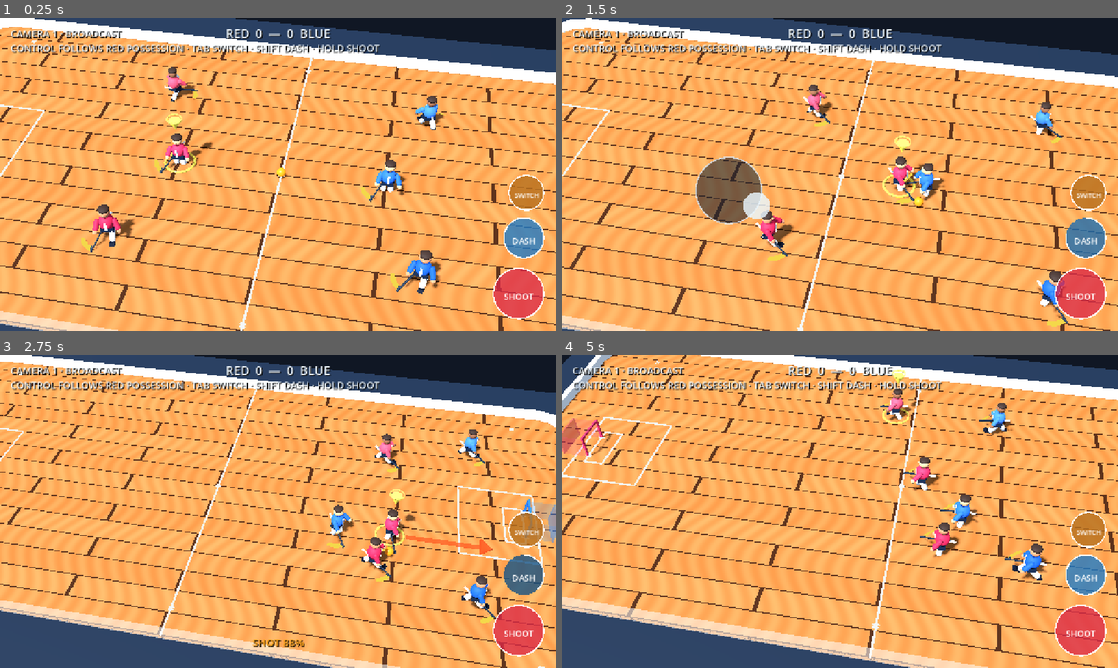
Above: before the commit, frames 1-4 (two rows, left to right).
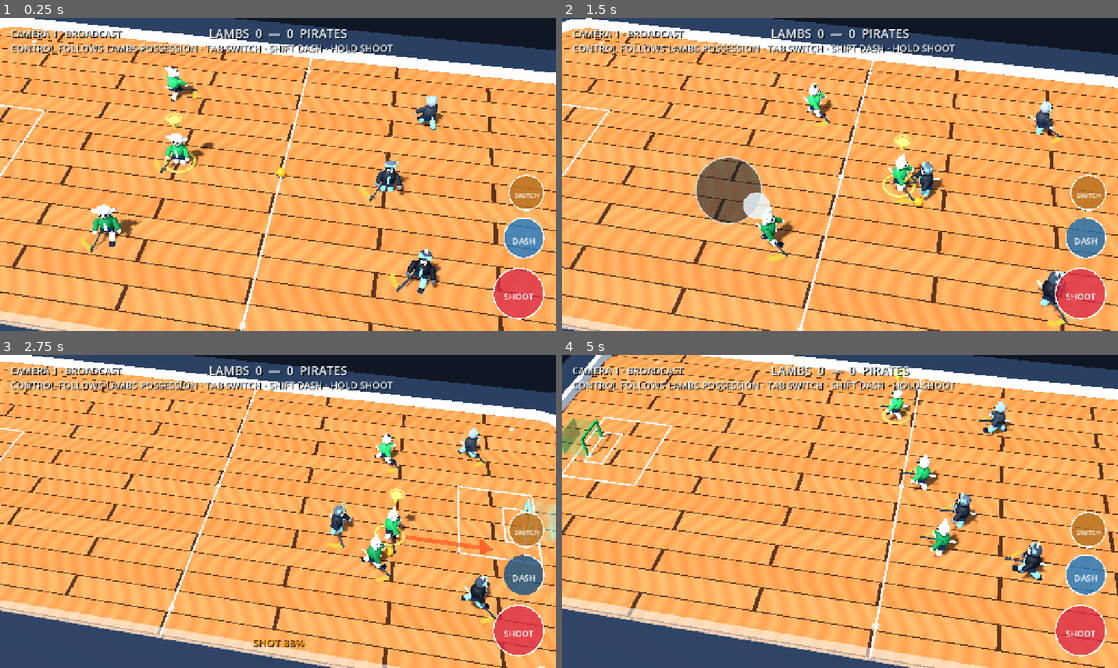
Above: after the commit, the same moments.

Repository: dylanwatsonsoftware/floorball-frenzy-3d
Game: Godot game, scene res://scenes/app/main.tscn
Same seed, same stepped clock (60 frames per second), same inputs: the game is played once before the commit and once after it.
Inputs (mouse positions are in pixels of both pictures, inside the frame that each line leads up to):
- Up to frame 1 (0.25 s): no input
- Up to frame 2 (1.5 s): tap Enter at 0.5 s; move the mouse to (962, 158) at 0.52 s; hold D (move_right) 0.53-1.25 s; tap Shift (dash) at 0.6 s; click (962, 158) at 0.67 s; drag from (728, 190) to (812, 237) at 1.27 s
- Up to frame 3 (2.75 s): move the mouse to (333, 442) at 2.02 s; hold D (move_right) from 2.03 s (still down); hold Space (shoot) from 2.03 s (still down); tap Shift (dash) at 2.3 s
- Up to frame 4 (5 s): release D (move_right) at 2.75 s; release Space (shoot) at 2.75 s; drag from (812, 574) to (673, 464) at 2.77 s; move the mouse to (1006, 558) at 3.52 s; hold A (move_left) 3.53-4.25 s; tap 1 at 3.6 s; tap Shift (dash) at 3.8 s; drag from (673, 464) to (756, 433) at 4.27 s

The runs differ from the first frame. In frame 1, 3.0% of the frame differs, in the area x 16-80%, y 3-87%; in frame 2, 2.8%; in frame 3, 2.7%; in frame 4, 3.4%, in the area x 0-88%, y 3-72%.

Commit message:
feat: introduce Lambs and Pirates mascots

Diff:
--- a/scenes/app/main.tscn
+++ b/scenes/app/main.tscn
@@ -34,7 +34,7 @@
 theme_override_constants/shadow_offset_x = 2
 theme_override_constants/shadow_offset_y = 2
 theme_override_font_sizes/font_size = 22
-text = "CAMERA 1 · BROADCAST\nCONTROL FOLLOWS RED POSSESSION · MOVE + HOLD SHOOT"
+text = "CAMERA 1 · BROADCAST\nCONTROL FOLLOWS LAMBS POSSESSION · MOVE + HOLD SHOOT"
 
 [node name="ChargeLabel" type="Label" parent="HUD"]
 anchors_preset = 7
@@ -67,7 +67,7 @@
 theme_override_constants/shadow_offset_x = 2
 theme_override_constants/shadow_offset_y = 2
 theme_override_font_sizes/font_size = 28
-text = "RED  0  —  0  BLUE"
+text = "LAMBS  0  —  0  PIRATES"
 horizontal_alignment = 1
 
 [node name="RedHeatBar" type="ProgressBar" parent="HUD"]
--- a/scripts/gameplay/ball_controller.gd
+++ b/scripts/gameplay/ball_controller.gd
@@ -496,7 +496,7 @@
 	if actor.has_method("activate_en_fuego"):
 		actor.call("activate_en_fuego")
 	_steal_feedback_remaining = STEAL_FEEDBACK_SECONDS
-	_charge_label.text = "PARRY!" if team == &"red" else "BLUE PARRY!"
+	_charge_label.text = "PARRY!" if team == &"red" else "PIRATES PARRY!"
 	_charge_label.add_theme_color_override("font_color", PARRY_TRAIL_EMISSION)
 	_set_shot_trail_style(false, false, true)
 	var arena := get_parent()
@@ -533,7 +533,7 @@
 
 func _show_steal_feedback(team: StringName) -> void:
 	_steal_feedback_remaining = STEAL_FEEDBACK_SECONDS
-	_charge_label.text = "STEAL!" if team == &"red" else "BLUE STEAL!"
+	_charge_label.text = "STEAL!" if team == &"red" else "PIRATES STEAL!"
 	_charge_label.add_theme_color_override("font_color", STEAL_COLOR if team == &"red" else BLUE_STEAL_COLOR)
 
 
@@ -548,7 +548,7 @@
 	if _steal_feedback_remaining <= 0.0:
 		return
 	_steal_feedback_remaining = maxf(0.0, _steal_feedback_remaining - delta)
-	if _steal_feedback_remaining <= 0.0 and _charge_label.text in ["STEAL!", "BLUE STEAL!", "PARRY!", "BLUE PARRY!"]:
+	if _steal_feedback_remaining <= 0.0 and _charge_label.text in ["STEAL!", "PIRATES STEAL!", "PARRY!", "PIRATES PARRY!"]:
 		_clear_charge_feedback()
 
 
--- a/scripts/gameplay/match_flow.gd
+++ b/scripts/gameplay/match_flow.gd
@@ -5,8 +5,8 @@
 const WIN_PAUSE_SECONDS := 3.0
 const PLAYER_FACEOFF_POSITION := Vector3(-5.0, 0.75, 0.0)
 const OPPONENT_FACEOFF_POSITION := Vector3(5.0, 0.75, 0.0)
-const RED_GOAL_FLASH := Color(0.95, 0.12, 0.28, 0.34)
-const BLUE_GOAL_FLASH := Color(0.12, 0.42, 1.0, 0.34)
+const RED_GOAL_FLASH := Color(0.10, 0.65, 0.30, 0.34)
+const BLUE_GOAL_FLASH := Color(0.35, 0.78, 0.94, 0.34)
 const GOAL_FLASH_SECONDS := 0.72
 
 var score := {"red": 0, "blue": 0}
@@ -52,10 +52,10 @@
 	_award_goal_heat(scorer)
 
 	if _winner != &"":
-		_message_label.text = "%s WINS!" % String(_winner).to_upper()
+		_message_label.text = "%s WINS!" % _team_name(_winner)
 		_pause_remaining = WIN_PAUSE_SECONDS
 	else:
-		_message_label.text = "%s GOAL!" % String(scorer).to_upper()
+		_message_label.text = "%s GOAL!" % _team_name(scorer)
 		_pause_remaining = GOAL_PAUSE_SECONDS
 
 
@@ -86,7 +86,11 @@
 
 
 func _update_score_label() -> void:
-	_score_label.text = "RED  %d  —  %d  BLUE" % [score.red, score.blue]
+	_score_label.text = "LAMBS  %d  —  %d  PIRATES" % [score.red, score.blue]
+
+
+func _team_name(team: StringName) -> String:
+	return "LAMBS" if team == &"red" else "PIRATES"
 
 
 func _award_goal_heat(scorer: StringName) -> void:
--- a/scripts/presentation/greybox_arena.gd
+++ b/scripts/presentation/greybox_arena.gd
@@ -103,8 +103,8 @@
 	floor.material_override = _wood_floor_material()
 	_build_markings()
 	_build_boards()
-	_build_goal("LeftGoal", -GOAL_LINE_X, Color("dd3155"))
-	_build_goal("RightGoal", GOAL_LINE_X, Color("2b64e8"))
+	_build_goal("LeftGoal", -GOAL_LINE_X, Color("168a45"))
+	_build_goal("RightGoal", GOAL_LINE_X, Color("75d4ed"))
 	_build_player()
 	_build_ball()
 	_build_shot_impact()
@@ -258,11 +258,11 @@
 	shape.shape = capsule_shape
 	player.add_child(shape)
 
-	_add_humanoid(player, Color("dd3155"), 0)
+	_add_humanoid(player, &"red", 0)
 	_add_stick(player, Color("202a38"))
 	_add_control_ring(player)
 	_add_aim_arrow(player)
-	_add_dash_streak(player, Color(1.0, 0.32, 0.2, 0.76))
+	_add_dash_streak(player, Color(0.18, 0.78, 0.35, 0.78))
 	_add_player_marker(player)
 	_add_fuego_aura(player, Color("ff7a24"))
 
@@ -284,9 +284,9 @@
 	capsule_shape.height = 1.5
 	shape.shape = capsule_shape
 	opponent.add_child(shape)
-	_add_humanoid(opponent, Color("2b64e8"), 0)
+	_add_humanoid(opponent, &"blue", 0)
 	_add_stick(opponent, Color("202a38"))
-	_add_dash_streak(opponent, Color(0.18, 0.55, 1.0, 0.78))
+	_add_dash_streak(opponent, Color(0.35, 0.78, 0.94, 0.78))
 	_add_fuego_aura(opponent, Color("ffb52e"))
 
 
@@ -307,33 +307,97 @@
 	capsule_shape.height = 1.5
 	shape.shape = capsule_shape
 	actor.add_child(shape)
-	_add_humanoid(actor, color, slot)
+	_add_humanoid(actor, team, slot)
 	_add_stick(actor, Color("202a38"))
-	_add_dash_streak(actor, Color(1.0, 0.32, 0.2, 0.76) if team == &"red" else Color(0.18, 0.55, 1.0, 0.78))
+	_add_dash_streak(actor, Color(0.18, 0.78, 0.35, 0.78) if team == &"red" else Color(0.35, 0.78, 0.94, 0.78))
 	if team == &"red":
 		_add_control_ring(actor)
 		_add_aim_arrow(actor)
 		_add_player_marker(actor)
 
 
-func _add_humanoid(parent: Node3D, jersey_color: Color, slot: int) -> void:
+func _add_humanoid(parent: Node3D, team: StringName, slot: int) -> void:
 	var rig := Node3D.new()
 	rig.name = "BodyRig"
 	rig.set_script(load("res://scripts/presentation/humanoid_player_visual.gd"))
+	rig.set_meta("variant_signature", "%s_%d" % ["lamb" if team == &"red" else "pirate", slot])
 	parent.add_child(rig)
-	var skin_colors := [Color("e5aa7a"), Color("8f5b3f"), Color("c9825b")]
-	var skin: Color = skin_colors[slot % skin_colors.size()]
+	var lamb_jerseys := [Color("168a45"), Color("24a653"), Color("0d6f38")]
+	var pirate_jerseys := [Color("171c25"), Color("242a34"), Color("0e1118")]
+	var jersey_color: Color = lamb_jerseys[slot] if team == &"red" else pirate_jerseys[slot]
+	var pirate_fur_colors: Array[Color] = [Color("66727f"), Color("9aa2aa"), Color("454c58")]
+	var hand_color: Color = Color("f1f1e8") if team == &"red" else pirate_fur_colors[slot]
 	_add_capsule_part(rig, "Torso", Vector3(0.0, 0.12, 0.0), 0.35, 0.72, jersey_color)
-	_add_sphere_part(rig, "Head", Vector3(0.0, 0.73, 0.0), 0.25, skin)
-	var hair := _add_sphere_part(rig, "Hair", Vector3(0.0, 0.88, -0.015), 0.255, Color("35251f"))
-	hair.scale = Vector3(1.0, 0.48, 1.0)
-	_add_sphere_part(rig, "Nose", Vector3(0.0, 0.73, 0.235), 0.055, skin)
-	_add_box_part(rig, "JerseyStripe", Vector3(0.0, 0.15, 0.337), Vector3(0.11, 0.48, 0.025), Color("f5f7fb"))
+	_add_box_part(rig, "JerseyStripe", Vector3(0.0, 0.15, 0.337), Vector3(0.11, 0.48, 0.025), Color("f5f7fb") if team == &"red" else Color("75d4ed"))
 	_add_box_part(rig, "Shorts", Vector3(0.0, -0.22, 0.0), Vector3(0.58, 0.24, 0.4), Color("17243a"))
-	_add_limb(rig, "LeftArm", Vector3(-0.34, 0.35, 0.02), 0.12, 0.58, jersey_color, skin, true)
-	_add_limb(rig, "RightArm", Vector3(0.34, 0.35, 0.02), 0.12, 0.58, jersey_color, skin, true)
-	_add_limb(rig, "LeftLeg", Vector3(-0.17, -0.27, 0.0), 0.14, 0.65, Color("e8edf4"), skin, false)
-	_add_limb(rig, "RightLeg", Vector3(0.17, -0.27, 0.0), 0.14, 0.65, Color("e8edf4"), skin, false)
+	_add_limb(rig, "LeftArm", Vector3(-0.34, 0.35, 0.02), 0.12, 0.58, jersey_color, hand_color, true)
+	_add_limb(rig, "RightArm", Vector3(0.34, 0.35, 0.02), 0.12, 0.58, jersey_color, hand_color, true)
+	var sock_color: Color = Color("f1f1e8") if team == &"red" else Color("75d4ed")
+	_add_limb(rig, "LeftLeg", Vector3(-0.17, -0.27, 0.0), 0.14, 0.65, sock_color, hand_color, false)
+	_add_limb(rig, "RightLeg", Vector3(0.17, -0.27, 0.0), 0.14, 0.65, sock_color, hand_color, false)
+	if team == &"red":
+		_add_lamb_head(rig, slot)
+	else:
+		_add_pirate_head(rig, slot)
+
+
+func _add_lamb_head(rig: Node3D, slot: int) -> void:
+	var wool_colors := [Color("fafaf2"), Color("e8e5da"), Color("d2d5cf")]
+	var wool: Color = wool_colors[slot]
+	_add_sphere_part(rig, "Head", Vector3(0.0, 0.74, 0.0), 0.27, wool)
+	var wool_root := Node3D.new()
+	wool_root.name = "LambWool"
+	rig.add_child(wool_root)
+	for index in 5:
+		var angle := TAU * float(index) / 5.0
+		_add_sphere_part(wool_root, "Curl%d" % index, Vector3(cos(angle) * 0.18, 0.87 + sin(angle) * 0.09, -0.03), 0.13, wool)
+	var left_ear := _add_sphere_part(rig, "LeftLambEar", Vector3(-0.31, 0.78, 0.0), 0.15, wool.darkened(0.08))
+	left_ear.scale = Vector3(1.65, 0.55, 0.7)
+	left_ear.rotation_degrees.z = -18.0
+	var right_ear := _add_sphere_part(rig, "RightLambEar", Vector3(0.31, 0.78, 0.0), 0.15, wool.darkened(0.08))
+	right_ear.scale = Vector3(1.65, 0.55, 0.7)
+	right_ear.rotation_degrees.z = 18.0
+	var muzzle := _add_sphere_part(rig, "Muzzle", Vector3(0.0, 0.68, 0.235), 0.15, Color("ded9ce"))
+	muzzle.scale = Vector3(0.85, 0.7, 0.65)
+	_add_mascot_eyes(rig, 0.77, Color("15191c"))
+	_add_sphere_part(rig, "LambNose", Vector3(0.0, 0.69, 0.33), 0.045, Color("25292c"))
+	if slot == 0:
+		_add_torus_part(rig, "LambVariant0", Vector3(-0.24, 0.88, -0.04), 0.09, 0.14, Color("bca77b"), Vector3(90.0, 0.0, 0.0))
+	elif slot == 1:
+		var forelock := _add_sphere_part(rig, "LambVariant1", Vector3(0.0, 0.98, 0.05), 0.13, Color("242a2d"))
+		forelock.scale = Vector3(0.8, 1.1, 0.8)
+	else:
+		_add_box_part(rig, "LambVariant2", Vector3(0.34, 0.76, 0.02), Vector3(0.06, 0.13, 0.04), Color("5bd06c"))
+
+
+func _add_pirate_head(rig: Node3D, slot: int) -> void:
+	var fur_colors := [Color("4d5966"), Color("8b9298"), Color("303844")]
+	var fur: Color = fur_colors[slot]
+	_add_sphere_part(rig, "Head", Vector3(0.0, 0.74, 0.0), 0.27, fur)
+	_add_cone_part(rig, "LeftPirateEar", Vector3(-0.17, 0.98, -0.01), 0.12, 0.28, fur)
+	_add_cone_part(rig, "RightPirateEar", Vector3(0.17, 0.98, -0.01), 0.12, 0.28, fur)
+	var muzzle := _add_sphere_part(rig, "Muzzle", Vector3(0.0, 0.67, 0.235), 0.16, Color("dfe4e5"))
+	muzzle.scale = Vector3(0.95, 0.68, 0.65)
+	_add_mascot_eyes(rig, 0.78, Color("eef5f6"))
+	_add_sphere_part(rig, "PirateNose", Vector3(0.0, 0.70, 0.34), 0.052, Color("101318"))
+	_add_box_part(rig, "PirateBandana", Vector3(0.0, 0.89, 0.12), Vector3(0.52, 0.11, 0.16), Color("72d2eb"))
+	var patch := _add_sphere_part(rig, "PirateEyePatch", Vector3(-0.095, 0.78, 0.252), 0.085, Color("080a0d"))
+	patch.scale = Vector3(1.0, 0.75, 0.28)
+	var strap := _add_box_part(rig, "EyePatchStrap", Vector3(0.0, 0.82, 0.25), Vector3(0.49, 0.035, 0.025), Color("080a0d"))
+	strap.rotation_degrees.z = -10.0
+	if slot == 0:
+		var bandana_tail := _add_box_part(rig, "PirateVariant0", Vector3(0.26, 0.91, -0.02), Vector3(0.10, 0.31, 0.08), Color("72d2eb"))
+		bandana_tail.rotation_degrees.z = -25.0
+	elif slot == 1:
+		_add_torus_part(rig, "PirateVariant1", Vector3(0.27, 0.74, 0.0), 0.045, 0.068, Color("e8c451"), Vector3(90.0, 0.0, 0.0))
+	else:
+		var crest := _add_box_part(rig, "PirateVariant2", Vector3(0.0, 1.06, -0.02), Vector3(0.12, 0.25, 0.10), Color("f3f5f5"))
+		crest.rotation_degrees.z = 8.0
+
+
+func _add_mascot_eyes(rig: Node3D, eye_y: float, color: Color) -> void:
+	_add_sphere_part(rig, "LeftEye", Vector3(-0.095, eye_y, 0.245), 0.055, color)
+	_add_sphere_part(rig, "RightEye", Vector3(0.095, eye_y, 0.245), 0.055, color)
 
 
 func _add_limb(parent: Node3D, limb_name: String, pivot_position: Vector3, radius: float, length: float, color: Color, end_color: Color, is_arm: bool) -> void:
@@ -386,6 +450,37 @@
 	part.mesh = mesh
 	part.position = part_position
 	part.material_override = _material(color, 0.72)
+	parent.add_child(part)
+	return part
+
+
+func _add_cone_part(parent: Node3D, part_name: String, part_position: Vector3, radius: float, height: float, color: Color) -> MeshInstance3D:
+	var part := MeshInstance3D.new()
+	part.name = part_name
+	var mesh := CylinderMesh.new()
+	mesh.top_radius = 0.0
+	mesh.bottom_radius = radius
+	mesh.height = height
+	mesh.radial_segments = 10
+	part.mesh = mesh
+	part.position = part_position
+	part.material_override = _material(color, 0.74)
+	parent.add_child(part)
+	return part
+
+
+func _add_torus_part(parent: Node3D, part_name: String, part_position: Vector3, inner_radius: float, outer_radius: float, color: Color, rotation: Vector3) -> MeshInstance3D:
+	var part := MeshInstance3D.new()
+	part.name = part_name
+	var mesh := TorusMesh.new()
+	mesh.inner_radius = inner_radius
+	mesh.outer_radius = outer_radius
+	mesh.rings = 12
+	mesh.ring_segments = 6
+	part.mesh = mesh
+	part.position = part_position
+	part.rotation_degrees = rotation
+	part.material_override = _material(color, 0.66)
 	parent.add_child(part)
 	return part
 
@@ -694,7 +789,7 @@
 	_camera_tracking_initialized = true
 	_camera_charge_pullback = 0.0
 	if _camera_label != null:
-		_camera_label.text = "CAMERA %d · %s\nCONTROL FOLLOWS RED POSSESSION · TAB SWITCH · SHIFT DASH · HOLD SHOOT" % [index + 1, preset.name.to_upper()]
+		_camera_label.text = "CAMERA %d · %s\nCONTROL FOLLOWS LAMBS POSSESSION · TAB SWITCH · SHIFT DASH · HOLD SHOOT" % [index + 1, preset.name.to_upper()]
 
 
 func _add_box(node_name: String, size: Vector3, position: Vector3, color: Color, shadow: bool = true) -> MeshInstance3D:
--- a/tests/core_hud_test.gd
+++ b/tests/core_hud_test.gd
@@ -14,8 +14,12 @@
 			fail("Special-mechanic HUD must stay hidden while the core floorball loop is being tuned: %s" % path)
 			return
 	var camera_label := scene.get_node("HUD/CameraLabel") as Label
-	if "CONTROL FOLLOWS RED POSSESSION" not in camera_label.text:
-		fail("The 3v3 HUD must explain that human control follows the red ball carrier")
+	var score_label := scene.get_node("HUD/ScoreLabel") as Label
+	if "LAMBS" not in score_label.text or "PIRATES" not in score_label.text:
+		fail("The match presentation must identify the local Lambs versus Pirates matchup")
+		return
+	if "CONTROL FOLLOWS LAMBS POSSESSION" not in camera_label.text:
+		fail("The 3v3 HUD must explain that human control follows the Lambs ball carrier")
 		return
 	if "DASH" not in camera_label.text:
 		fail("The core HUD must make the restored desktop dash control discoverable")
--- a/tests/greybox_scene_test.gd
+++ b/tests/greybox_scene_test.gd
@@ -99,7 +99,7 @@
 	await physics_frame
 	await physics_frame
 	var ai_steal_label := scene.get_node("HUD/ChargeLabel") as Label
-	if ai_dash_ball.ball_velocity.x >= opponent.velocity.x or ai_steal_label.text != "BLUE STEAL!":
+	if ai_dash_ball.ball_velocity.x >= opponent.velocity.x or ai_steal_label.text != "PIRATES STEAL!":
 		fail("Blue AI body contact during dash must use the same physical steal; velocity=%s label=%s" % [ai_dash_ball.ball_velocity, ai_steal_label.text])
 		return
 	if opponent.call("get_heat_ratio") < 0.19 or (scene.get_node("HUD/BlueHeatBar") as ProgressBar).value < 19.0:
@@ -272,8 +272,8 @@
 		return
 	var match_flow := scene.get_node("MatchFlow")
 	match_flow.call("_on_goal_scored", &"red")
-	if not goal_flash.visible or goal_flash.color.r <= goal_flash.color.b or goal_flash.color.a <= 0.0:
-		fail("A red goal must trigger a visible red celebration flash")
+	if not goal_flash.visible or goal_flash.color.g <= goal_flash.color.r or goal_flash.color.a <= 0.0:
+		fail("A Lambs goal must trigger a visible green celebration flash")
 		return
 	await physics_frame
 	var red_fuego_aura := scene.get_node("Arena/Player/FuegoAura") as MeshInstance3D
@@ -326,7 +326,7 @@
 	ball.position = opponent.position + Vector3(-0.6, -0.53, 0.0)
 	ball.ball_velocity = Vector3(14.0, 0.0, 0.0)
 	await physics_frame
-	if ball.ball_velocity.x > -20.0 or charge_label.text != "BLUE PARRY!":
+	if ball.ball_velocity.x > -20.0 or charge_label.text != "PIRATES PARRY!":
 		fail("Blue must reflect a fast incoming body shot at 1.5x speed; velocity=%s label=%s" % [ball.ball_velocity, charge_label.text])
 		return
 	if not opponent.call("is_en_fuego") or opponent.call("get_heat_ratio") < 0.99:
--- a/tests/rink_presentation_test.gd
+++ b/tests/rink_presentation_test.gd
@@ -58,6 +58,8 @@
 		return
 
 	var red_players: Array = arena.call("get_team_players", &"red")
+	var lamb_variants := {}
+	var pirate_variants := {}
 	for actor in arena.call("get_field_players"):
 		var rig := actor.get_node_or_null("BodyRig") as Node3D
 		if rig == null:
@@ -70,12 +72,36 @@
 		if not rig.has_method("apply_movement_pose"):
 			fail("Humanoid rigs must expose deterministic running animation")
 			return
+		var team: StringName = actor.call("get_team")
+		var signature: String = String(rig.get_meta("variant_signature", ""))
+		if signature.is_empty():
+			fail("Every mascot player needs a distinct visual variant signature")
+			return
+		if team == &"red":
+			for mascot_part in ["LambWool", "LeftLambEar", "RightLambEar", "Muzzle"]:
+				if rig.get_node_or_null(mascot_part) == null:
+					fail("The Lambs must read as anthropomorphic lambs; missing %s" % mascot_part)
+					return
+			lamb_variants[signature] = true
+			var lamb_jersey := (rig.get_node("Torso") as MeshInstance3D).material_override as StandardMaterial3D
+			if lamb_jersey.albedo_color.g <= lamb_jersey.albedo_color.r:
+				fail("The Lambs must wear recognisable green, white and black")
+				return
+		else:
+			for mascot_part in ["PirateBandana", "PirateEyePatch", "LeftPirateEar", "RightPirateEar", "Muzzle"]:
+				if rig.get_node_or_null(mascot_part) == null:
+					fail("The Pirates must read as distinct anthropomorphic pirate animals; missing %s" % mascot_part)
+					return
+			pirate_variants[signature] = true
 		var left_leg := rig.get_node("LeftLeg") as Node3D
 		var right_leg := rig.get_node("RightLeg") as Node3D
 		rig.call("apply_movement_pose", 7.0, 0.18, false)
 		if absf(left_leg.rotation.x) < 0.08 or left_leg.rotation.x * right_leg.rotation.x >= 0.0:
 			fail("Running must visibly swing the legs in opposing directions")
 			return
+	if lamb_variants.size() != 3 or pirate_variants.size() != 3:
+		fail("All three characters on each team must be visually distinguishable; lambs=%d pirates=%d" % [lamb_variants.size(), pirate_variants.size()])
+		return
 	for actor in red_players:
 		if actor.get_node_or_null("PlayerMarker") == null:
 			fail("Every potentially controlled red player needs a floating downward arrow")
